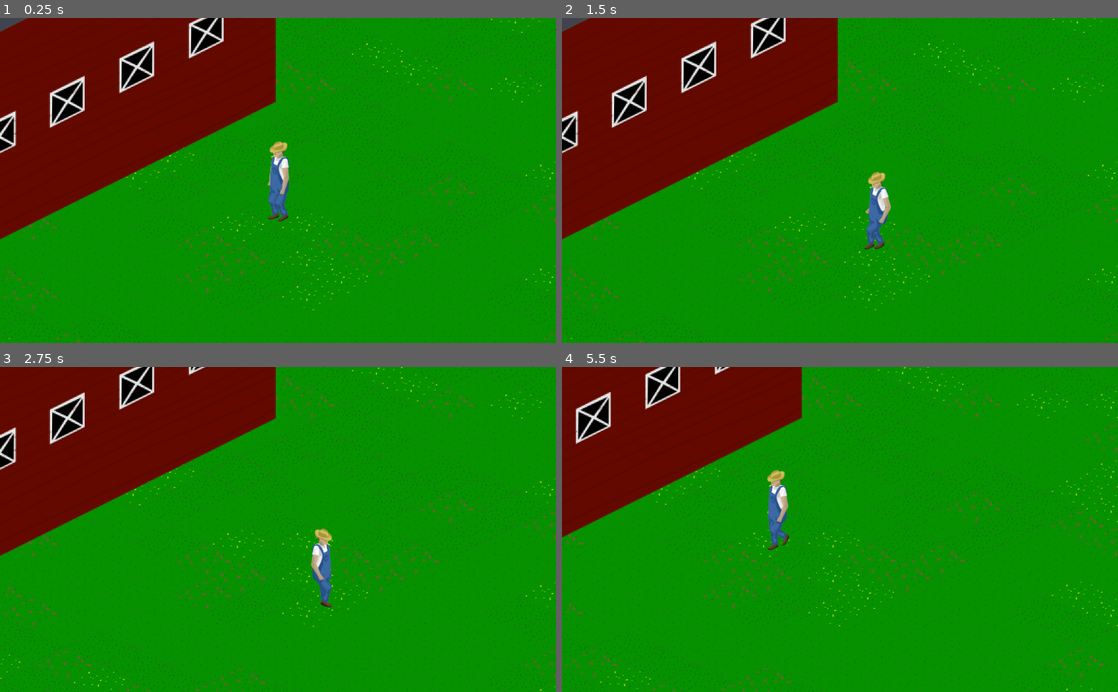
Above: before the commit, frames 1-4 (two rows, left to right).
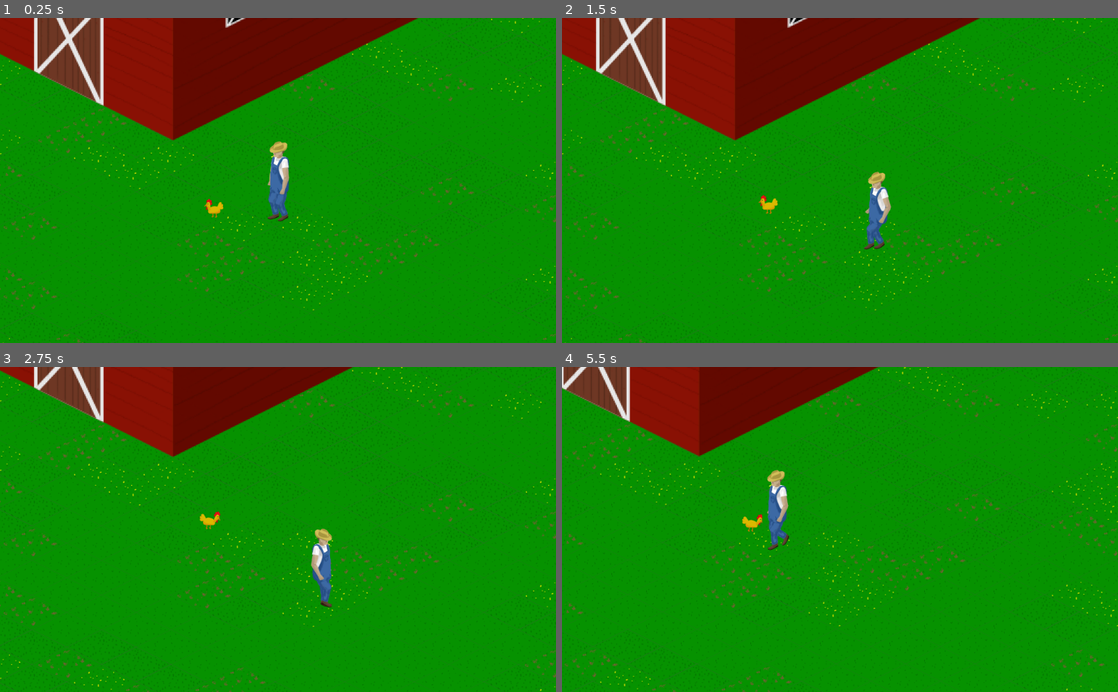
Above: after the commit, the same moments.

Repository: CodeChomper/LDJam46
Game: Godot game, scene res://Scenes/Farm.tscn
Two runs of this game, one before a commit and one after it. Both use one fixed random seed, a clock stepped at 60 frames per second and the inputs below.
Inputs:
- Up to frame 1 (0.25 s): no input
- Up to frame 2 (1.5 s): tap Enter at 0.5 s; hold Right (ui_right) 0.53-1.28 s; hold Down (ui_down) from 1.28 s (still down)
- Up to frame 3 (2.75 s): release Down (ui_down) at 2.03 s; hold Right (ui_right) from 2.03 s (still down)
- Up to frame 4 (5.5 s): release Right (ui_right) at 2.78 s; hold Up (ui_up) 2.78-3.53 s; hold Left (ui_left) 3.53-5.03 s; hold Down (ui_down) from 5.03 s (still down)

The runs differ from the first frame. In frame 1, 22% of the frame differs, in the area x 0-76%, y 0-69%; in frame 2, 21%; in frame 3, 16%; in frame 4, 12%.

Commit message:
added chicken!

Diff:
--- /dev/null
+++ b/Scenes/Chicken.tscn
@@ -0,0 +1,72 @@
+[gd_scene load_steps=30 format=2]
+
+[ext_resource path="res://Animations/Chicken/Peck_0.png" type="Texture" id=1]
+[ext_resource path="res://Animations/Chicken/Peck_1.png" type="Texture" id=2]
+[ext_resource path="res://Animations/Chicken/Peck_3.png" type="Texture" id=3]
+[ext_resource path="res://Animations/Chicken/Idle_2.png" type="Texture" id=4]
+[ext_resource path="res://Animations/Chicken/Peck_2.png" type="Texture" id=5]
+[ext_resource path="res://Animations/Chicken/Peck_4.png" type="Texture" id=6]
+[ext_resource path="res://Animations/Chicken/Peck_5.png" type="Texture" id=7]
+[ext_resource path="res://Animations/Chicken/Peck_6.png" type="Texture" id=8]
+[ext_resource path="res://Animations/Chicken/Idle_4.png" type="Texture" id=9]
+[ext_resource path="res://Animations/Chicken/Idle_6.png" type="Texture" id=10]
+[ext_resource path="res://Animations/Chicken/Idle_1.png" type="Texture" id=11]
+[ext_resource path="res://Animations/Chicken/Idle_5.png" type="Texture" id=12]
+[ext_resource path="res://Animations/Chicken/Idle_3.png" type="Texture" id=13]
+[ext_resource path="res://Animations/Chicken/Idle_0.png" type="Texture" id=14]
+[ext_resource path="res://Animations/Chicken/Hop_2.png" type="Texture" id=15]
+[ext_resource path="res://Animations/Chicken/LayEgg_4.png" type="Texture" id=16]
+[ext_resource path="res://Animations/Chicken/Hop_0.png" type="Texture" id=17]
+[ext_resource path="res://Animations/Chicken/LayEgg_6.png" type="Texture" id=18]
+[ext_resource path="res://Animations/Chicken/Hop_1.png" type="Texture" id=19]
+[ext_resource path="res://Animations/Chicken/Hop_4.png" type="Texture" id=20]
+[ext_resource path="res://Animations/Chicken/LayEgg_1.png" type="Texture" id=21]
+[ext_resource path="res://Animations/Chicken/Hop_6.png" type="Texture" id=22]
+[ext_resource path="res://Animations/Chicken/Hop_5.png" type="Texture" id=23]
+[ext_resource path="res://Animations/Chicken/LayEgg_2.png" type="Texture" id=24]
+[ext_resource path="res://Animations/Chicken/Hop_3.png" type="Texture" id=25]
+[ext_resource path="res://Animations/Chicken/LayEgg_0.png" type="Texture" id=26]
+[ext_resource path="res://Scripts/Chicken.gd" type="Script" id=27]
+
+[sub_resource type="SpriteFrames" id=1]
+animations = [ {
+"frames": [ ExtResource( 17 ), ExtResource( 19 ), ExtResource( 15 ), ExtResource( 25 ), ExtResource( 20 ), ExtResource( 23 ), ExtResource( 22 ) ],
+"loop": false,
+"name": "Hop",
+"speed": 15.0
+}, {
+"frames": [ ExtResource( 1 ), ExtResource( 2 ), ExtResource( 5 ), ExtResource( 3 ), ExtResource( 6 ), ExtResource( 7 ), ExtResource( 8 ) ],
+"loop": true,
+"name": "Peck",
+"speed": 15.0
+}, {
+"frames": [ ExtResource( 26 ), ExtResource( 21 ), ExtResource( 24 ), ExtResource( 16 ), ExtResource( 16 ), ExtResource( 16 ), ExtResource( 18 ) ],
+"loop": true,
+"name": "LayEgg",
+"speed": 15.0
+}, {
+"frames": [ ExtResource( 14 ), ExtResource( 11 ), ExtResource( 4 ), ExtResource( 13 ), ExtResource( 9 ), ExtResource( 12 ), ExtResource( 10 ) ],
+"loop": true,
+"name": "Idle",
+"speed": 15.0
+} ]
+
+[sub_resource type="CircleShape2D" id=2]
+radius = 19.6952
+
+[node name="Chicken" type="KinematicBody2D"]
+script = ExtResource( 27 )
+__meta__ = {
+"_edit_group_": true
+}
+
+[node name="Animations" type="AnimatedSprite" parent="."]
+frames = SubResource( 1 )
+animation = "Hop"
+frame = 6
+playing = true
+
+[node name="CollisionShape2D" type="CollisionShape2D" parent="."]
+position = Vector2( 0.366272, -3.05217 )
+shape = SubResource( 2 )
+[connection signal="animation_finished" from="Animations" to="." method="_on_animation_finished"]
--- a/Scenes/Farm.tscn
+++ b/Scenes/Farm.tscn
@@ -1,8 +1,9 @@
-[gd_scene load_steps=5 format=2]
+[gd_scene load_steps=6 format=2]
 
 [ext_resource path="res://GrasTiles.png" type="Texture" id=1]
 [ext_resource path="res://Scenes/Farmer.tscn" type="PackedScene" id=2]
 [ext_resource path="res://Barn.png" type="Texture" id=3]
+[ext_resource path="res://Scenes/Chicken.tscn" type="PackedScene" id=4]
 
 [sub_resource type="TileSet" id=1]
 0/name = "GrasTiles.png 0"
@@ -45,10 +46,15 @@
 position = Vector2( 517.032, 298.815 )
 
 [node name="Barn" type="Sprite" parent="YSort"]
+position = Vector2( 450.58, -249.231 )
 scale = Vector2( 2, 2 )
 texture = ExtResource( 3 )
 
 [node name="StaticBody2D" type="StaticBody2D" parent="YSort/Barn"]
 
 [node name="CollisionPolygon2D" type="CollisionPolygon2D" parent="YSort/Barn/StaticBody2D"]
-polygon = PoolVector2Array( -255.842, 93.5006, -64.2624, 174.553, 255.212, 28.2373, 255.738, -30.1838, -254.789, 2.44781 )
+position = Vector2( -0.669189, 33.0682 )
+polygon = PoolVector2Array( -255.842, 93.5006, -64.2624, 174.553, 255.212, 28.2373, 255.738, -30.1838, -254.542, -13.2864 )
+
+[node name="Chicken" parent="YSort" instance=ExtResource( 4 )]
+position = Vector2( 398.053, 349.868 )
--- a/Scenes/Farmer.tscn
+++ b/Scenes/Farmer.tscn
@@ -67,7 +67,7 @@
 
 [sub_resource type="CapsuleShape2D" id=2]
 radius = 19.1862
-height = 107.475
+height = 23.8012
 
 [node name="Farmer" type="KinematicBody2D"]
 script = ExtResource( 15 )
@@ -78,10 +78,11 @@
 [node name="Animations" type="AnimatedSprite" parent="."]
 frames = SubResource( 1 )
 animation = "WalkUp"
-frame = 4
+frame = 6
 playing = true
 
 [node name="CollisionShape2D" type="CollisionShape2D" parent="."]
+position = Vector2( -3.23535, 37.8535 )
 shape = SubResource( 2 )
 
 [node name="Camera2D" type="Camera2D" parent="."]
--- /dev/null
+++ b/Scripts/Chicken.gd
@@ -0,0 +1,40 @@
+extends KinematicBody2D
+
+
+var state = "Idle"
+var anim = null
+var randy = null
+const HOP_CHANCE = 3
+
+var motion = Vector2(0,0)
+
+
+# Called when the node enters the scene tree for the first time.
+func _ready():
+	randy = RandomNumberGenerator.new()
+	randy.randomize()
+	anim = $Animations
+	pass # Replace with function body.
+
+
+# Called every frame. 'delta' is the elapsed time since the previous frame.
+func _process(delta):
+	var hop = randy.randi_range(0,100)
+	if(hop < HOP_CHANCE):
+		state = "Hop"
+		motion.x = randy.randi_range(-250,250)
+		if(motion.x >= 0):
+			anim.set_flip_h(true)
+		else:
+			anim.set_flip_h(false)
+		motion.y = randy.randi_range(-250,250)
+	anim.play(state)
+	motion *= 0.8
+	motion = move_and_slide(motion)
+
+
+
+
+func _on_animation_finished():
+	state = "Idle"
+	pass # Replace with function body.
Binary file added: Animations/Chicken/Hop_0.png
Not shown, added: Animations/Chicken/Hop_0.png.import
Binary file added: Animations/Chicken/Hop_1.png
Not shown, added: Animations/Chicken/Hop_1.png.import
Binary file added: Animations/Chicken/Hop_2.png
Not shown, added: Animations/Chicken/Hop_2.png.import
Binary file added: Animations/Chicken/Hop_3.png
Not shown, added: Animations/Chicken/Hop_3.png.import
Binary file added: Animations/Chicken/Hop_4.png
Not shown, added: Animations/Chicken/Hop_4.png.import
Binary file added: Animations/Chicken/Hop_5.png
Not shown, added: Animations/Chicken/Hop_5.png.import
(and 47 more such lines)
